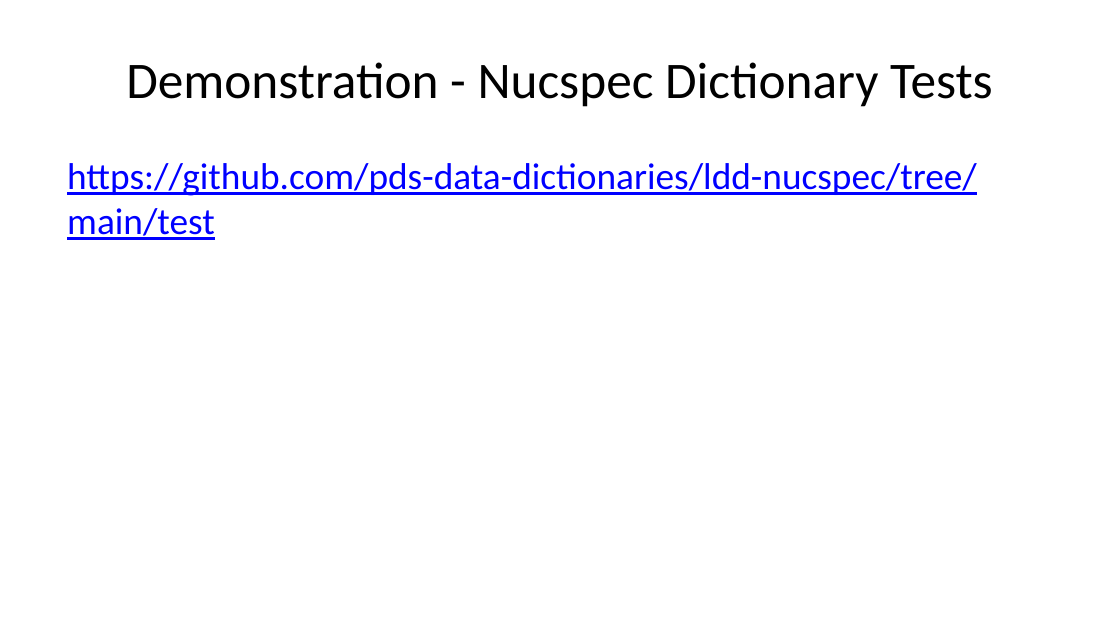
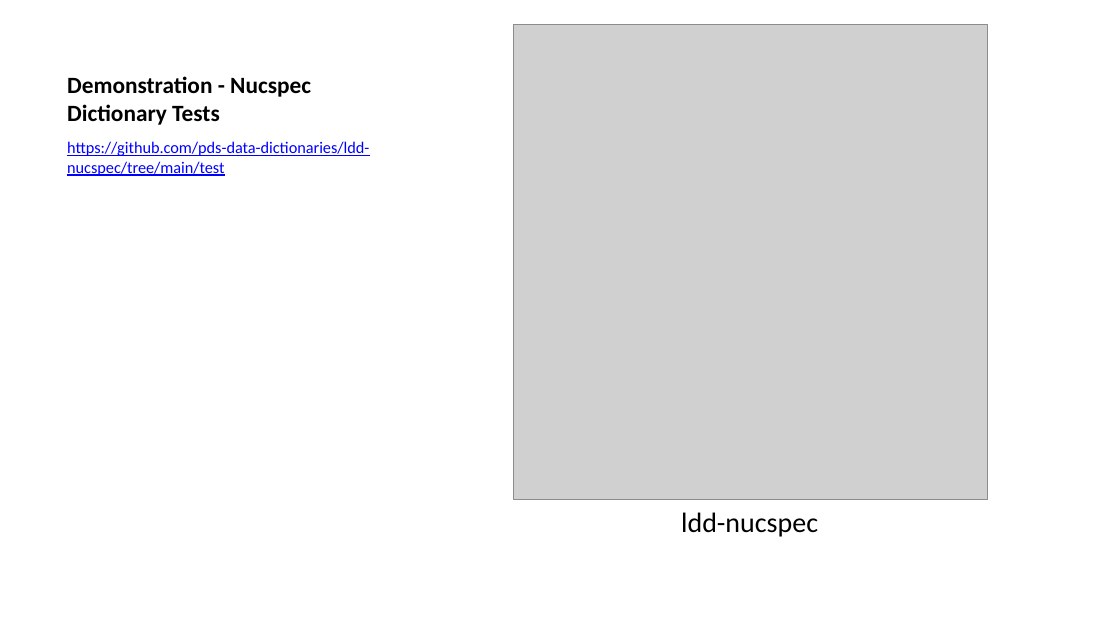
Before and after one commit to sbn-psi/dmsp, a slide deck: slide 24 of LDDTesting/stone-LDDTestingPrinciples.pptx. Drawn at 1120x630 pixels with LibreOffice and Linux fonts; fonts in the diff are those of the drawing; grey boxes stand for pictures. Boxes give left, top, right and bottom in pixels: in the first picture for what was removed or moved away, otherwise in the second. Text is boxed around its words. In the diff, an @@ line names an element or a change of style, - is before the commit and + after.

```diff
--- a/LDDTesting/stone-LDDTestingPrinciples.pptx
+++ b/LDDTesting/stone-LDDTestingPrinciples.pptx
@@ title "Demonstration - Nucspec Dictionary Tests" at [67, 76, 311, 125]: size 33 to 15 pt, bold on; alignment centre to left; vertical alignment middle to bottom @@
@@ picture added at [513, 25, 988, 500] @@
@@ text "https://github.com/pds-data-dictionaries/ldd-nucspec/tree/ma ...": place and size @@
-text "https://github.com/pds-data-dictionaries/ldd-nucspec/tree/ma ..." at [67, 163, 977, 240]
+text "https://github.com/pds-data-dictionaries/ldd-nucspec/tree/ma ..." at [67, 141, 369, 176]
@@ text "https://github.com/pds-data-dictionaries/ldd-nucspec/tree/ma ..." at [67, 141, 369, 176]: size 24 to 10.5 pt; less space between paragraphs @@
@@ text added at [681, 512, 818, 537], 18 pt, text #000000 @@
+ldd-nucspec
```
Also in this commit, not shown: 3 other slides changed, 2 slides added, 7 other files.
